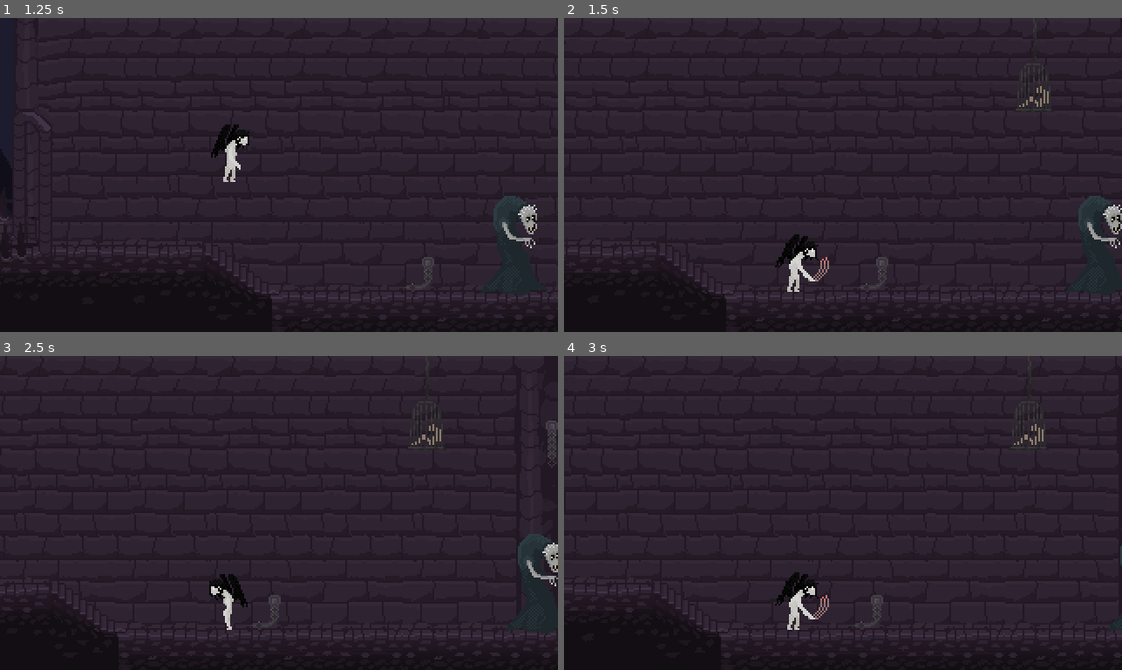
Above: before the commit, frames 1-4 (two rows, left to right).
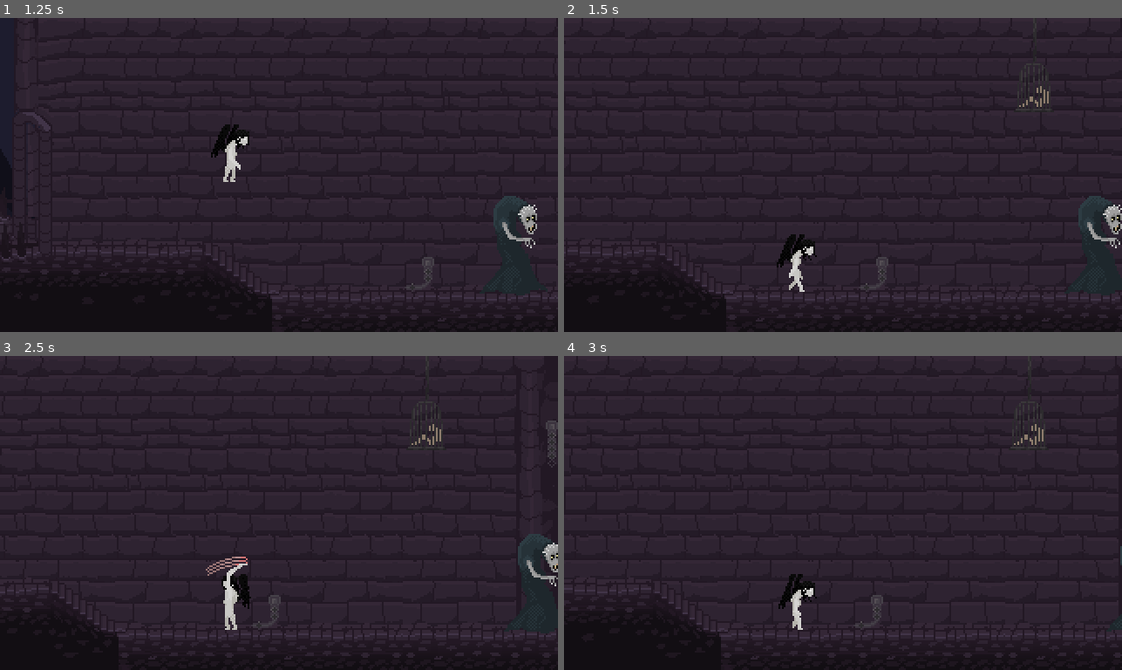
Above: after the commit, the same moments.

Repository: dylanschubart/godot-4-vampire-game
Game: Godot game, scene res://world.tscn
Same seed, same stepped clock (60 frames per second), same inputs: the game is played once before the commit and once after it.
Inputs:
- Up to frame 1 (1.25 s): hold D (WalkRight) from 0.53 s (still down); hold W (Aim_Up) from 0.53 s (still down); tap Space (Jump) at 0.77 s; tap P (Attack) at 0.8 s
- Up to frame 2 (1.5 s): keep holding D (WalkRight); release W (Aim_Up) at 1.28 s; tap P (Attack) at 1.35 s
- Up to frame 3 (2.5 s): tap Space (Jump) at 1.52 s; tap W (Aim_Up) at 1.55 s; release D (WalkRight) at 2.03 s; hold A (WalkLeft) from 2.03 s (still down); hold W (Aim_Up) from 2.03 s (still down); tap P (Attack) at 2.3 s
- Up to frame 4 (3 s): release A (WalkLeft) at 2.78 s; release W (Aim_Up) at 2.78 s; hold D (WalkRight) from 2.78 s (still down); tap P (Attack) at 2.85 s

Frame 1 is identical in both runs. In frame 2, 0.4% of the frame differs, in the area x 37-48%, y 68-88%; in frame 3, 0.6%, in the area x 36-45%, y 63-88%; in frame 4, 0.5%.
Error before the commit: Invalid call. Nonexistent function 'parent' in base 'Area2D'. (res://Scenes/Player.gd:147)

Commit message:
fix attack up

Diff:
--- a/Scenes/Player.gd
+++ b/Scenes/Player.gd
@@ -144,7 +144,7 @@
 				_animation_player.play("Attack_Up")
 				#hit enemy
 				for area in _attackUp.get_overlapping_areas():
-					if area.parent().has_method("getHit") and area.is_in_group('Enemy_Damage'):
+					if area.owner.has_method("getHit") and area.is_in_group('Enemy_Damage'):
 						area.owner.getHit()
 			else:
 				#animation
